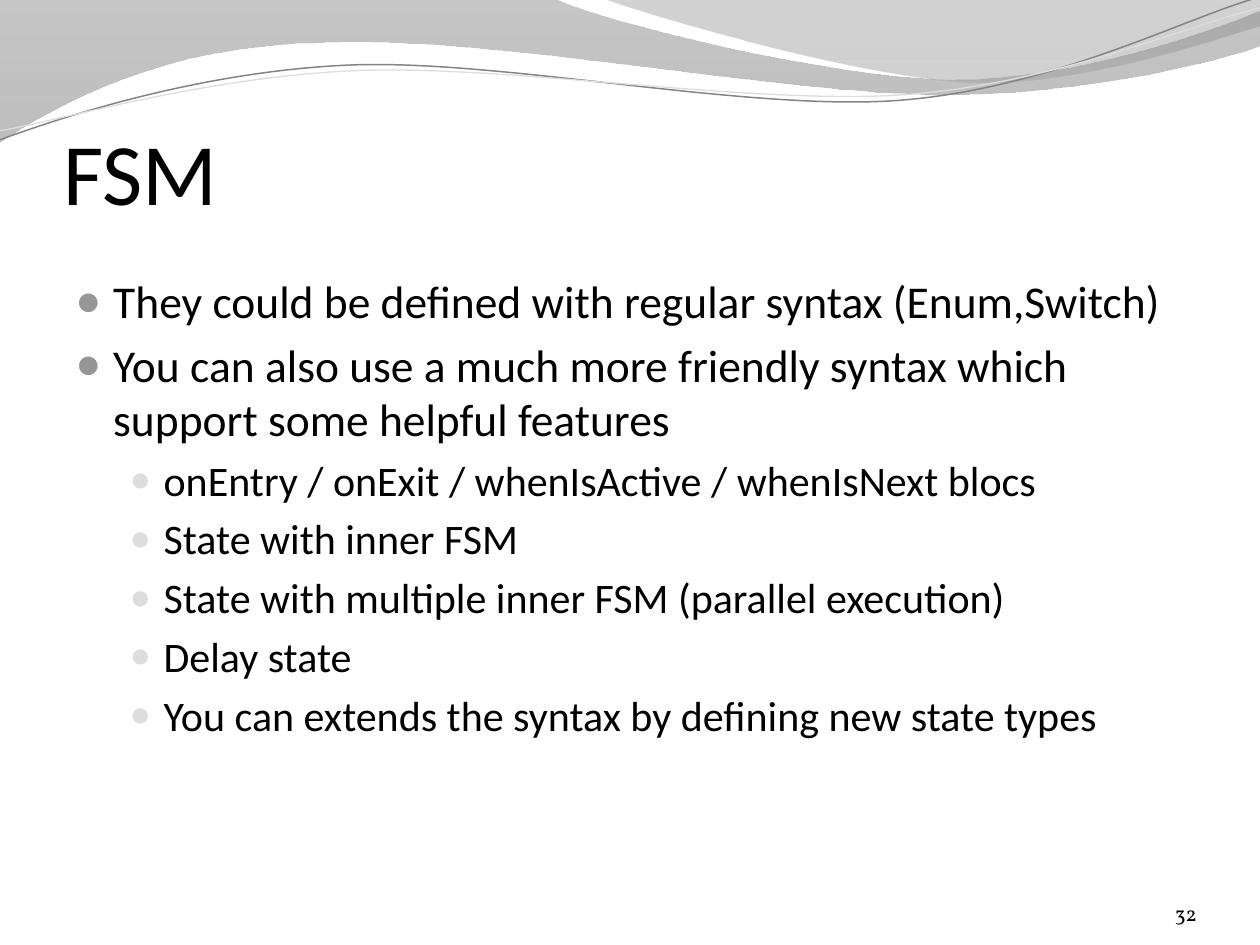
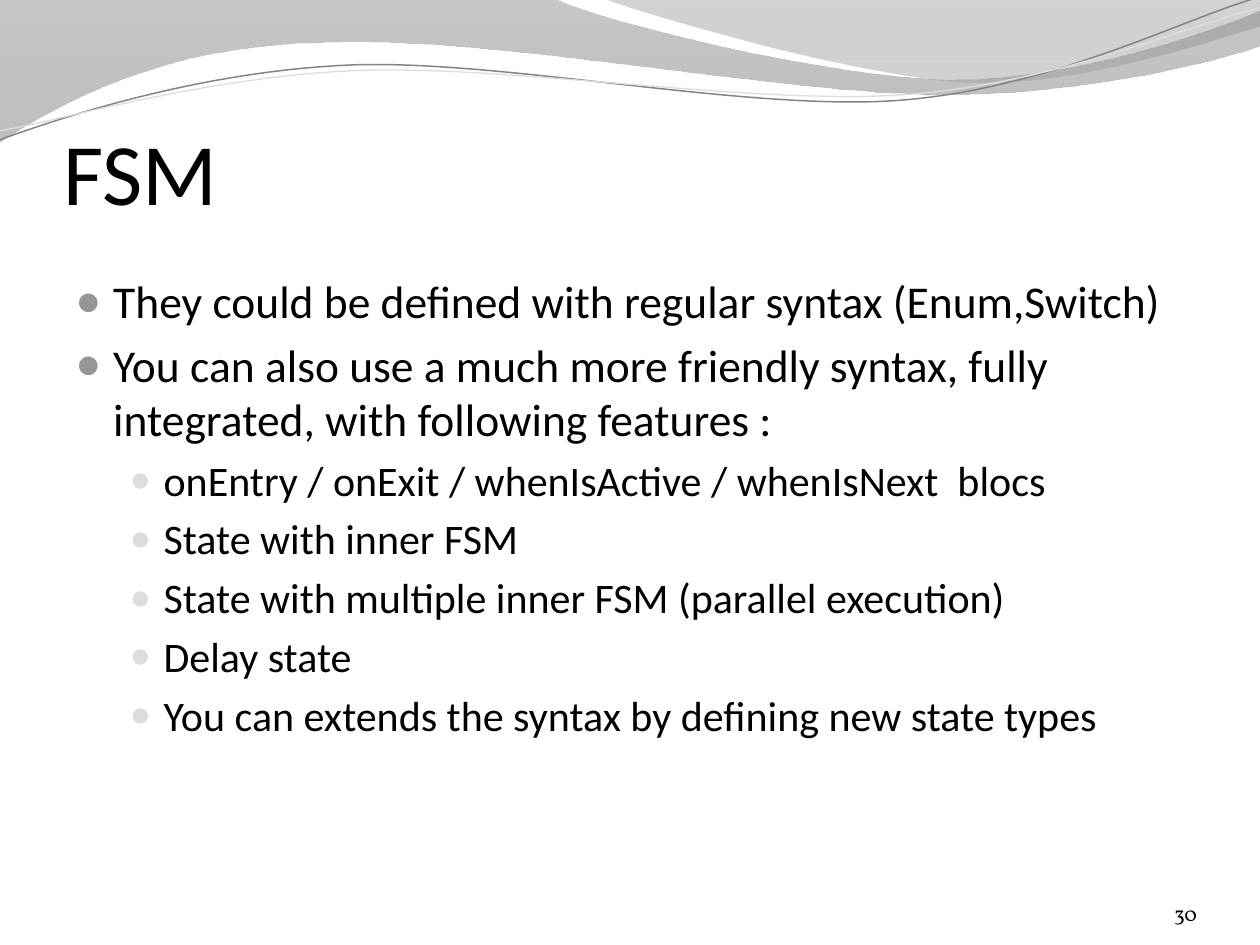
Before and after one commit to SpinalHDL/SpinalDoc, a slide deck: slide 30 of presentation/en/presentation.pptx (slide 32 before the commit). Drawn at 1260x945 pixels with LibreOffice and Linux fonts; fonts in the diff are those of the drawing; background and template pictures are left out. Boxes give left, top, right and bottom in pixels: in the first picture for what was removed or moved away, otherwise in the second. Text is boxed around its words. In the diff, an @@ line names an element or a change of style, - is before the commit and + after.

```diff
--- a/presentation/en/presentation.pptx
+++ b/presentation/en/presentation.pptx
@@ text at box(113, 350, 1047, 444): text changed @@
-● You can also use a much more friendly syntax which support some helpful features
+● You can also use a much more friendly syntax, fully integrated, with following features :
@@ page number at box(1174, 910, 1197, 925): text changed @@
-32
+30
```
Also in this commit, not shown: 20 other slides changed, 3 slides added, 5 slides removed, 2 other files.
